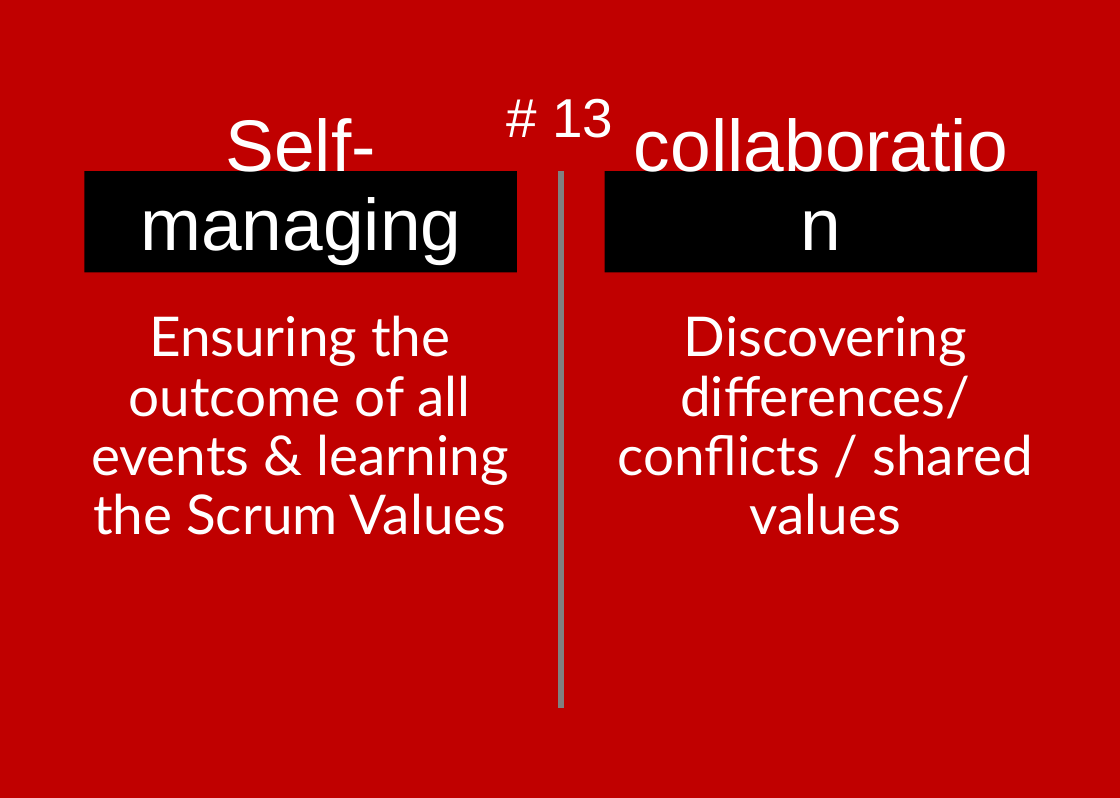
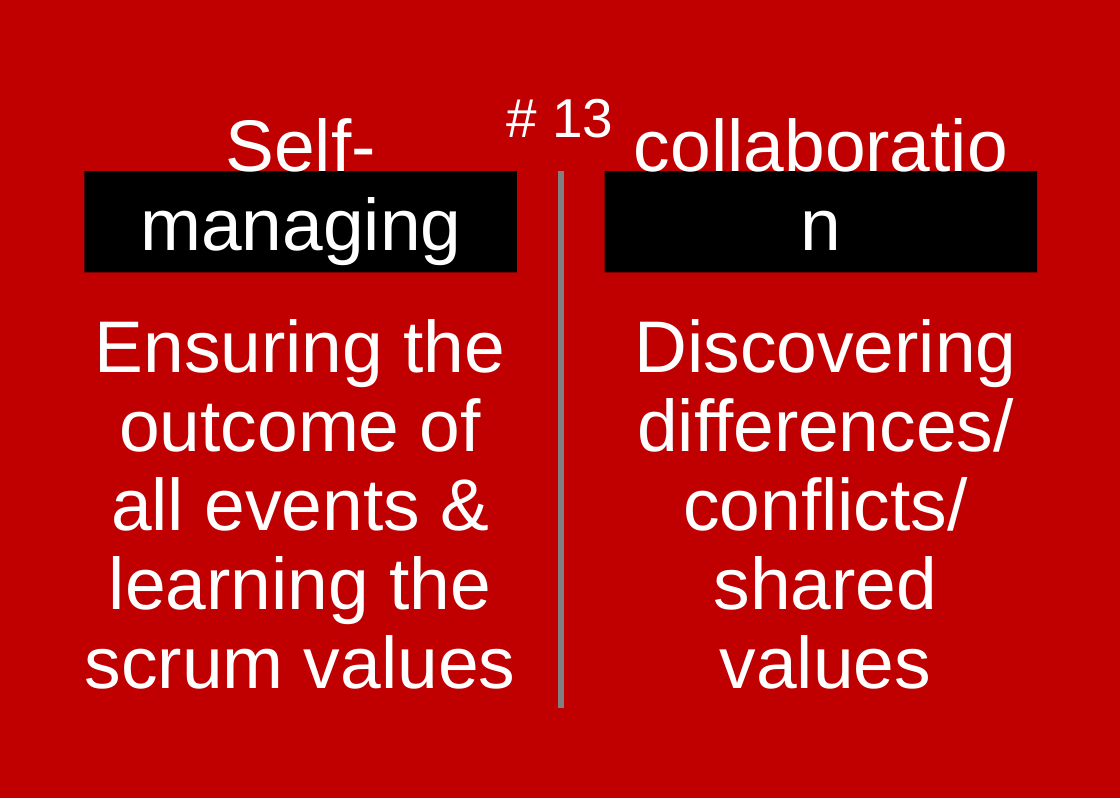
Before and after one commit to ScrumFacilitators/Exploring-Self-Management, a slide deck: slide 42 of Exploring Self-Management.pptx. Drawn at 1120x798 pixels with LibreOffice and Linux fonts; fonts in the diff are those of the drawing; background and template pictures are left out. Boxes give left, top, right and bottom in pixels: in the first picture for what was removed or moved away, otherwise in the second. Text is boxed around its words. In the diff, an @@ line names an element or a change of style, - is before the commit and + after.

Commit message:
Revert "Changed the font of the main text to the Ubuntu font to improve readibility. This should Fixes #3"
This reverts commit 4a922bc2d52b7cc705828e0670c7e5d3955a4b34.

```diff
--- a/Exploring Self-Management.pptx
+++ b/Exploring Self-Management.pptx
@@ text at box(85, 319, 515, 689): text changed; size 30 to 40 pt; font Lato to Arial @@
-Ensuring the outcome of all events & learning the Scrum Values
+Ensuring the outcome of all events & learning the scrum values
@@ text at box(634, 319, 1016, 689): text changed; size 30 to 40 pt; font Lato to Arial @@
-Discovering differences/ conflicts / shared values
+Discovering differences/ conflicts/ shared values
```
Also in this commit, not shown: 39 other slides changed.
